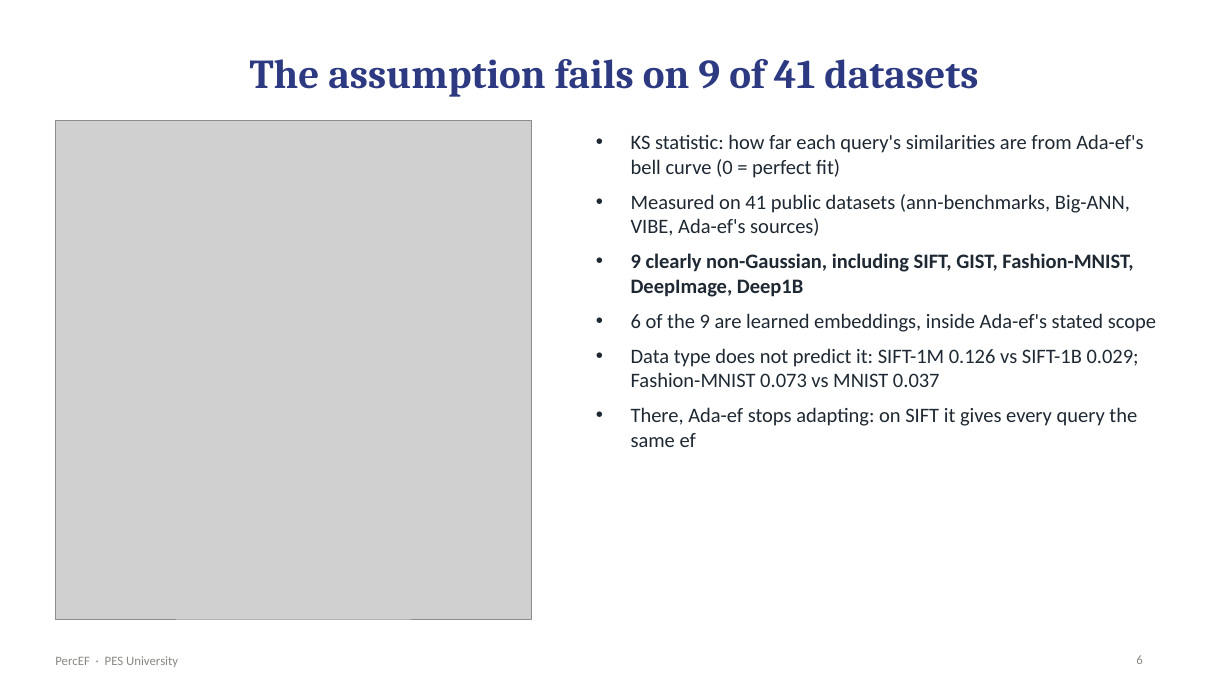
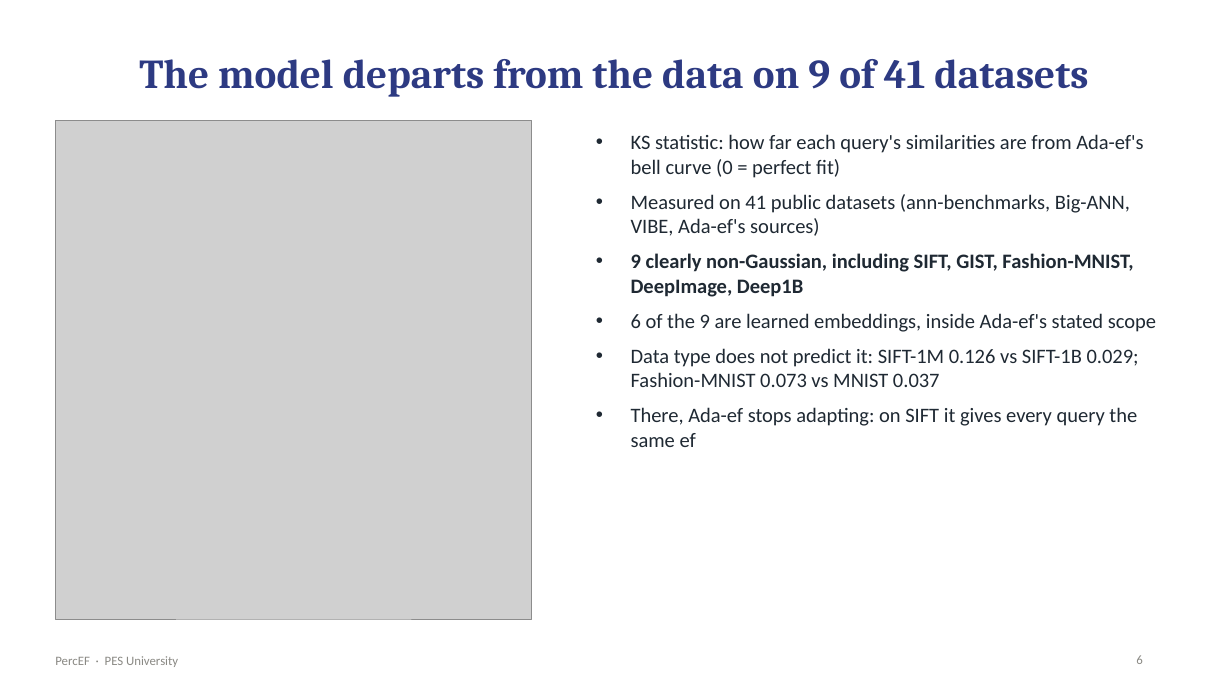
Before and after one commit to pranavshenvi/hybridAdaptiveEF, a slide deck: slide 6 of presentation/PercEF_review.pptx. Drawn at 1232x693 pixels with LibreOffice and Linux fonts; fonts in the diff are those of the drawing; grey boxes stand for pictures. Boxes give left, top, right and bottom in pixels: in the first picture for what was removed or moved away, otherwise in the second. Text is boxed around its words. In the diff, an @@ line names an element or a change of style, - is before the commit and + after.

```diff
--- a/presentation/PercEF_review.pptx
+++ b/presentation/PercEF_review.pptx
@@ title at <box>139,59,1088,97</box>: text changed @@
-The assumption fails on 9 of 41 datasets
+The model departs from the data on 9 of 41 datasets
```
Also in this commit, not shown: 9 other slides changed, 10 other files.
